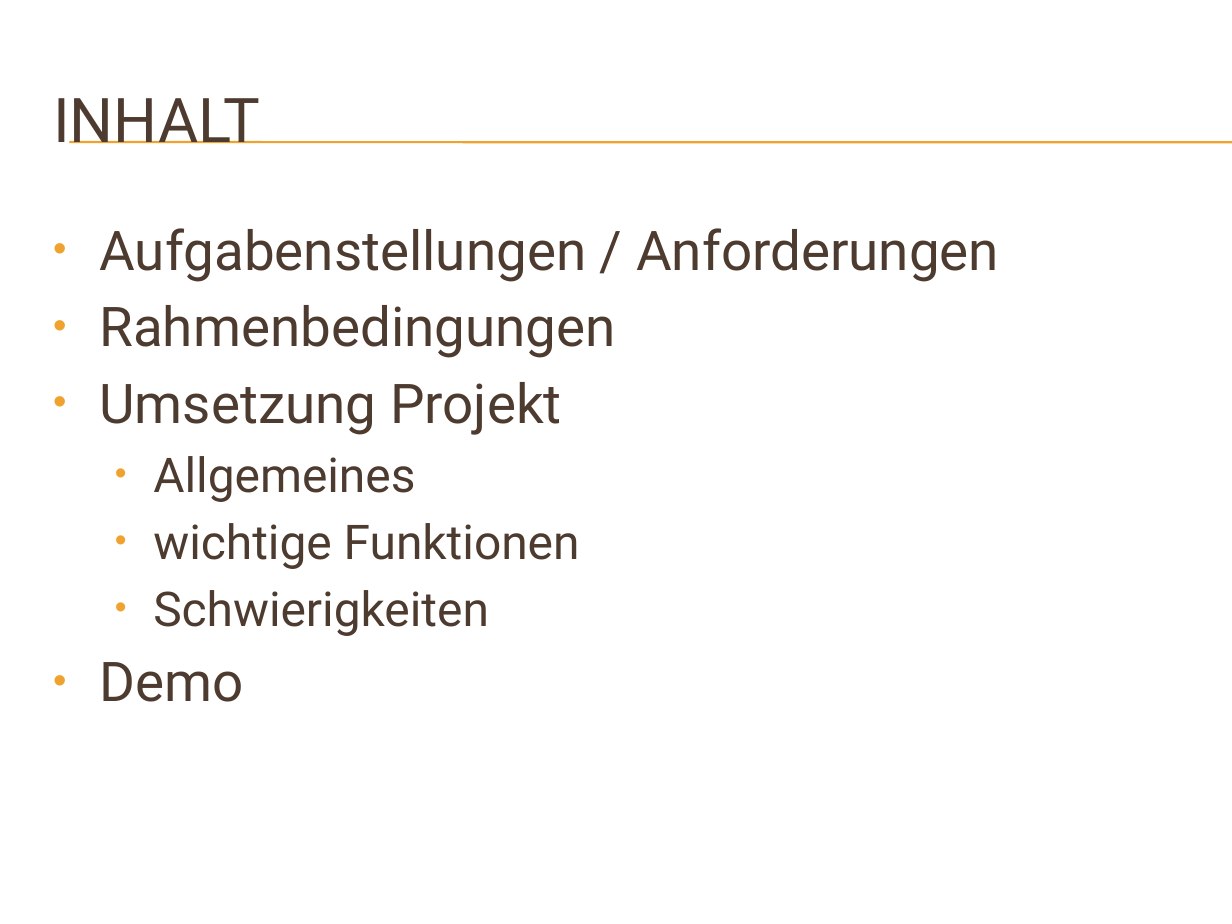
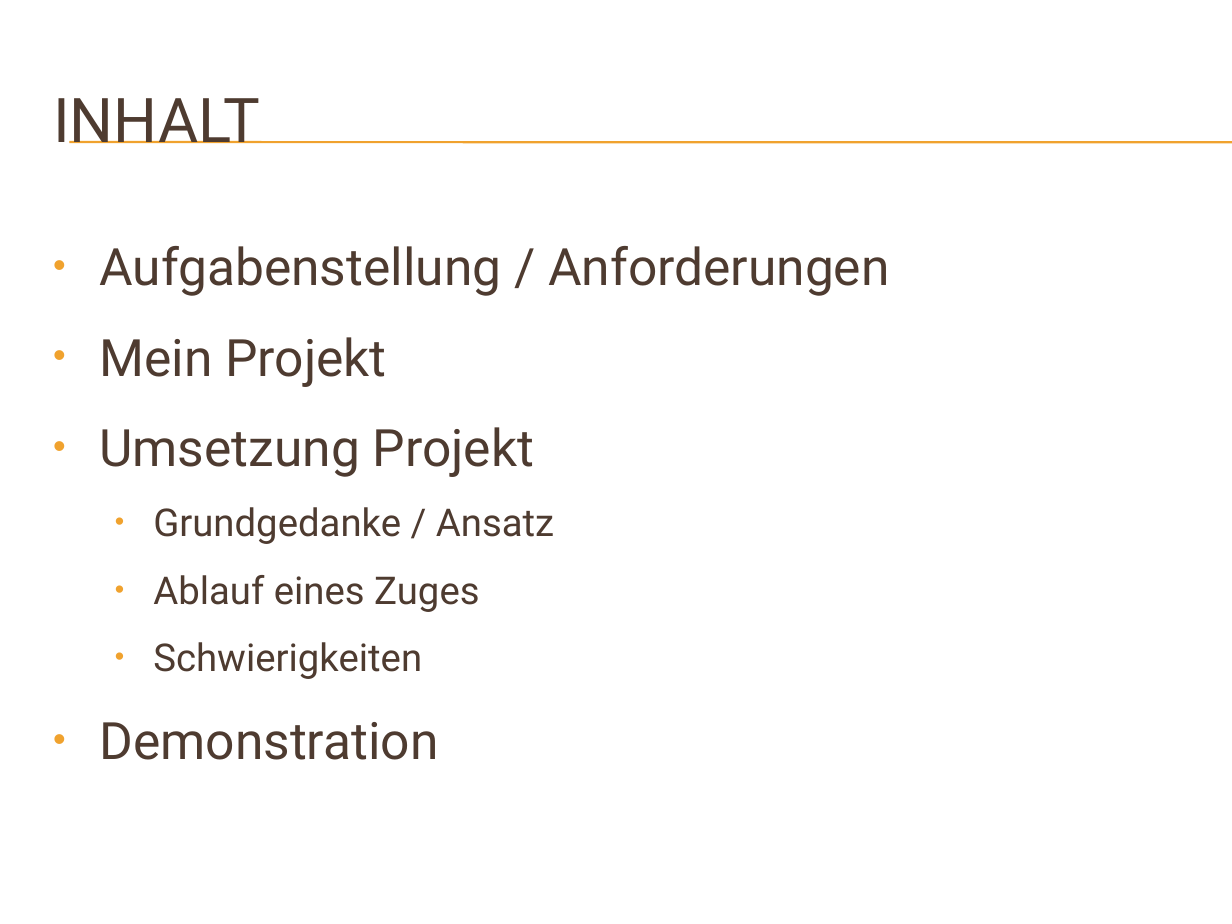
Before and after one commit to fabio-litscher/M318_Dame, a slide deck: slide 2 of Note 3-2/Dame_fabio_litscher.pptx. Drawn at 1232x924 pixels with LibreOffice and Linux fonts; fonts in the diff are those of the drawing; background and template pictures are left out. Boxes give left, top, right and bottom in pixels: in the first picture for what was removed or moved away, otherwise in the second. Text is boxed around its words. In the diff, an @@ line names an element or a change of style, - is before the commit and + after.

```diff
--- a/Note 3-2/Dame_fabio_litscher.pptx
+++ b/Note 3-2/Dame_fabio_litscher.pptx
@@ text at [99, 246, 889, 387]: text changed; size 32 to 30.1 pt @@
-• Aufgabenstellungen / Anforderungen
-• Rahmenbedingungen
+• Aufgabenstellung / Anforderungen
+• Mein Projekt
@@ text at [99, 427, 534, 679]: size 32 to 30.1 pt in "Umsetzung Projekt"; size 28 to 22.4 pt in "Schwierigkeiten"; line spacing 1 to 1.3; less space between paragraphs @@
@@ text at [153, 507, 554, 612]: text changed; size 28 to 22.4 pt @@
-  • Allgemeines
-  • wichtige Funktionen
+  • Grundgedanke / Ansatz
+  • Ablauf eines Zuges
@@ text at [99, 722, 438, 760]: text changed; size 32 to 30.1 pt @@
-• Demo
+• Demonstration
```
Also in this commit, not shown: 1 other slide changed, 8 slides added, 2 slides removed, 6 other files.
